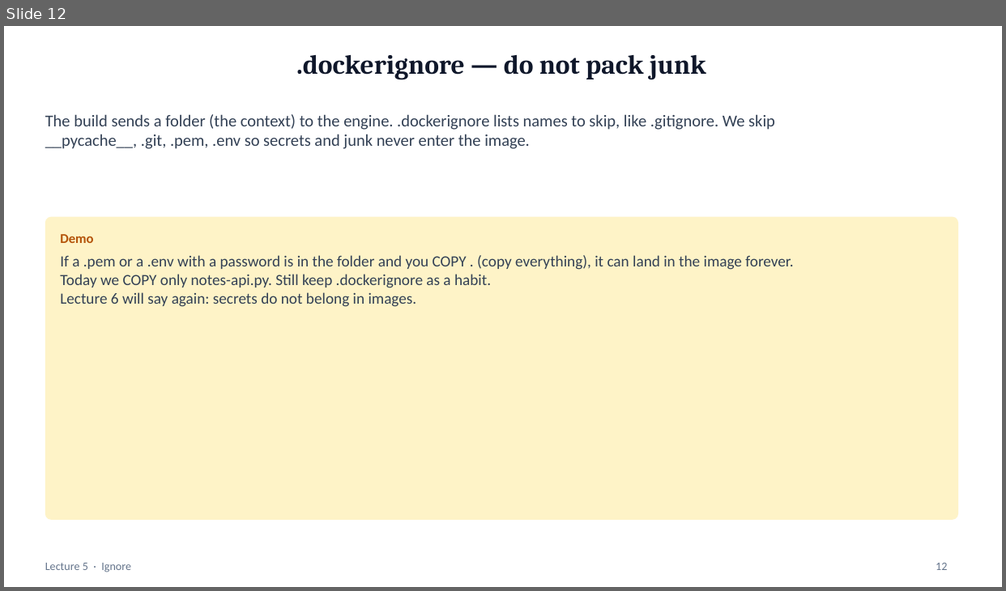
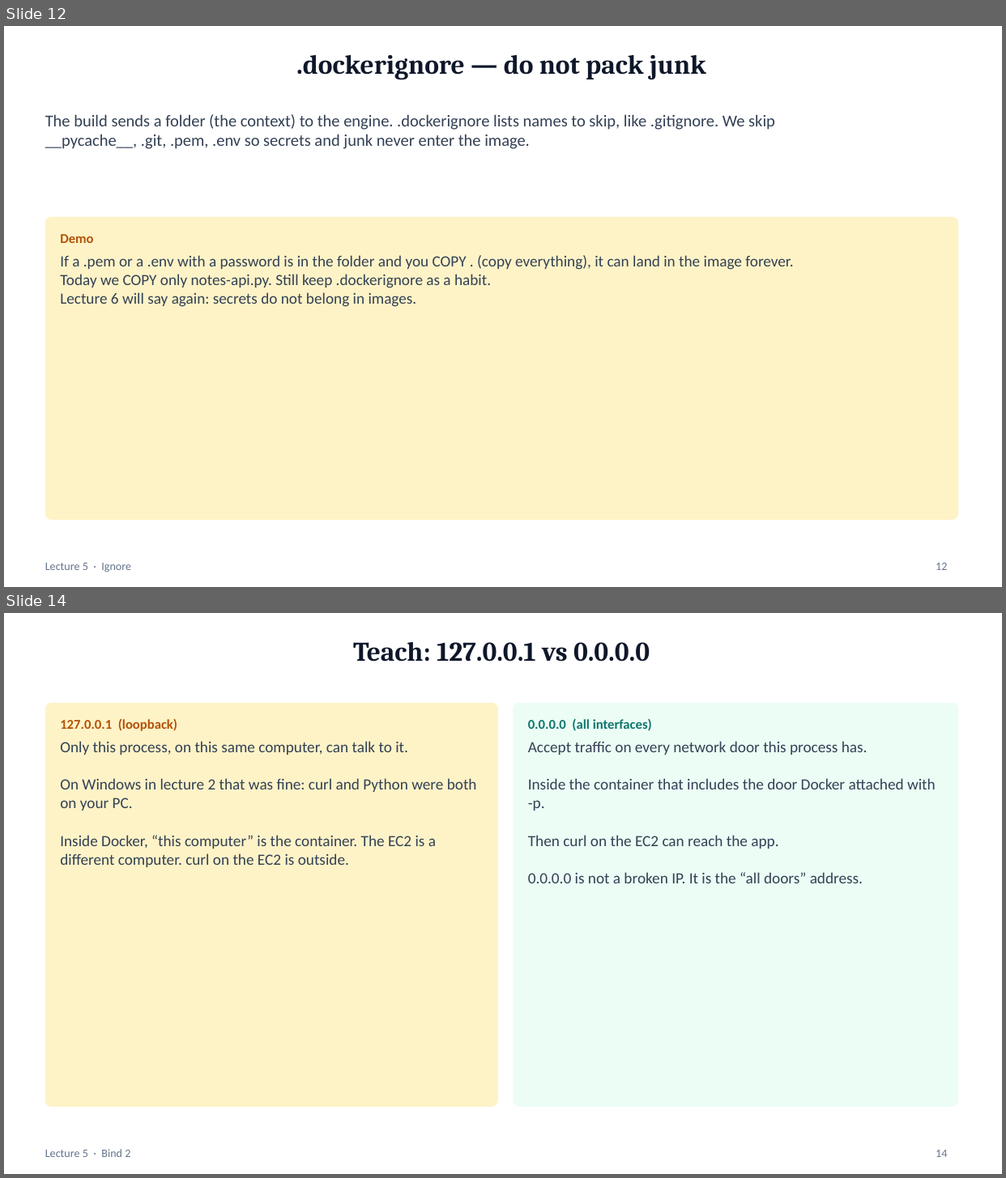
Before and after one commit to mayurb99/Devops_Beginners, a slide deck: lec-05/presentation/lec-05-docker.pptx. Shown one above the other, each under a label of ours: slide 12 before the commit, slides 12 and 14 after it; the slides between them are not shown. The pictures are 1006x591 and 1006x1178 pixels, drawn with LibreOffice and Linux fonts; fonts in the diff are those of the drawing. Boxes give left, top, right and bottom in pixels: in the first picture for what was removed or moved away, otherwise in the second. Text is boxed around its words. In the diff, an @@ line names an element or a change of style, - is before the commit and + after.

```diff
--- a/lec-05/presentation/lec-05-docker.pptx
+++ b/lec-05/presentation/lec-05-docker.pptx
@@ slide 14 added at (4,613,1002,1174), background #FFFFFF @@
@@ title added at (353,642,650,662), 26 pt, text #0F172A, bold @@
+Teach: 127.0.0.1 vs 0.0.0.0
@@ rounded rectangle added at (45,703,498,1107), fill #FEF3C7 @@
@@ rounded rectangle added at (513,703,958,1107), fill #ECFDF5 @@
@@ text added at (60,719,177,731), 13 pt, text #B45309, bold @@
+127.0.0.1 (loopback)
@@ text added at (528,719,652,731), 13 pt, text #0F766E, bold @@
+0.0.0.0 (all interfaces)
@@ text added at (60,741,477,867), 15 pt, text #334155 @@
+Only this process, on this same computer, can talk to it.
+On Windows in lecture 2 that was fine: curl and Python were both on your PC.
+Inside Docker, “this computer” is the container. The EC2 is a different computer. curl on the EC2 is outside.
@@ text added at (528,741,936,884), 15 pt, text #334155 @@
+Accept traffic on every network door this process has.
+Inside the container that includes the door Docker attached with -p.
+Then curl on the EC2 can reach the app.
+0.0.0.0 is not a broken IP. It is the “all doors” address.
@@ text added at (45,1149,130,1157), 11 pt, text #64748B @@
+Lecture 5 · Bind 2
@@ page number added at (936,1150,947,1157), 11 pt, text #64748B @@
+14
```
Also in this commit, not shown: 4 slides changed, 10 other slides added.
